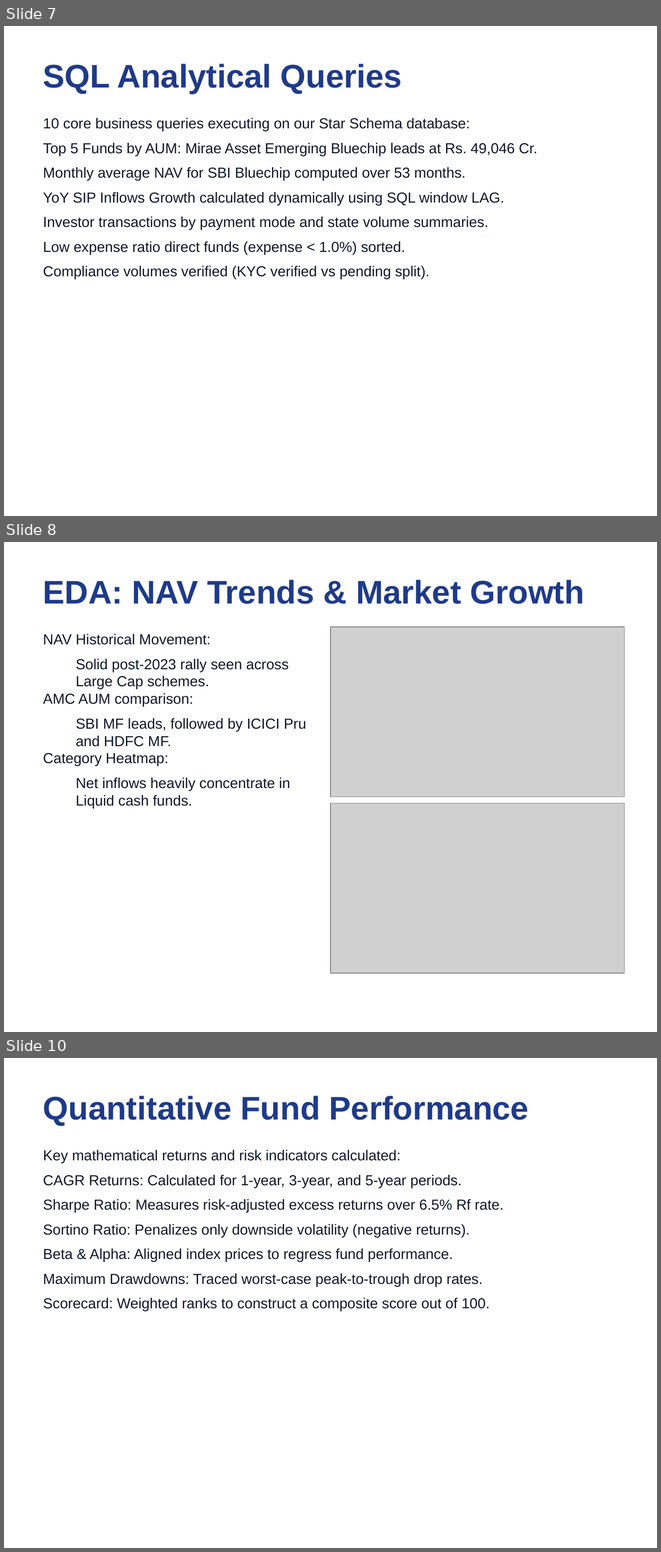
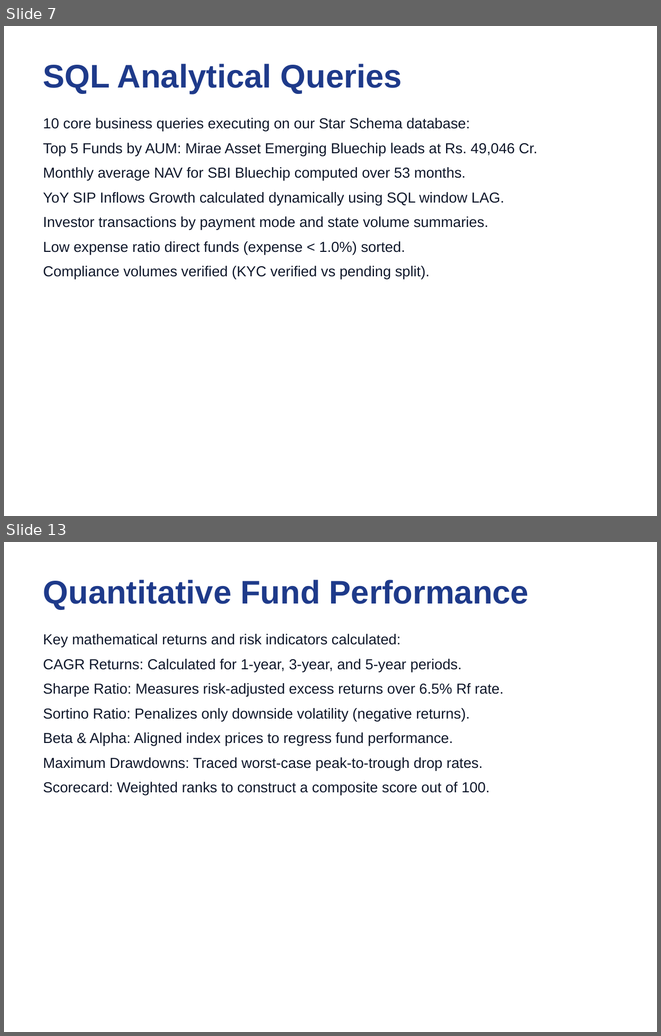
Before and after one commit to vishaalnarigiri/bluestock-mutual-fund-analytics, a slide deck: reports/Presentation.pptx. Shown one above the other, each under a label of ours: slides 7, 8 and 10 before the commit, slides 7 and 13 after it; the slides between them are not shown. The pictures are 661x1552 and 661x1036 pixels, drawn with LibreOffice and Linux fonts; fonts in the diff are those of the drawing; grey boxes stand for pictures. Boxes give left, top, right and bottom in pixels: in the first picture for what was removed or moved away, otherwise in the second. Text is boxed around its words. In the diff, an @@ line names an element or a change of style, - is before the commit and + after.

```diff
--- a/reports/Presentation.pptx
+++ b/reports/Presentation.pptx
@@ slide 8 removed at (x1=4, y1=542, x2=657, y2=1032), background #FFFFFF @@
@@ text removed at (x1=43, y1=580, x2=584, y2=604) @@
-EDA: NAV Trends & Market Growth
@@ text removed at (x1=43, y1=634, x2=306, y2=809) @@
-NAV Historical Movement:
-  Solid post-2023 rally seen across Large Cap schemes.
-AMC AUM comparison:
-  SBI MF leads, followed by ICICI Pru and HDFC MF.
-Category Heatmap:
-  Net inflows heavily concentrate in Liquid cash funds.
@@ picture removed at (x1=330, y1=627, x2=624, y2=796) @@
@@ picture removed at (x1=330, y1=803, x2=624, y2=973) @@
@@ what was slide 10 is now slide 13 @@
```
Also in this commit, not shown: 5 slides added, 1 other slide removed, 51 other files.
